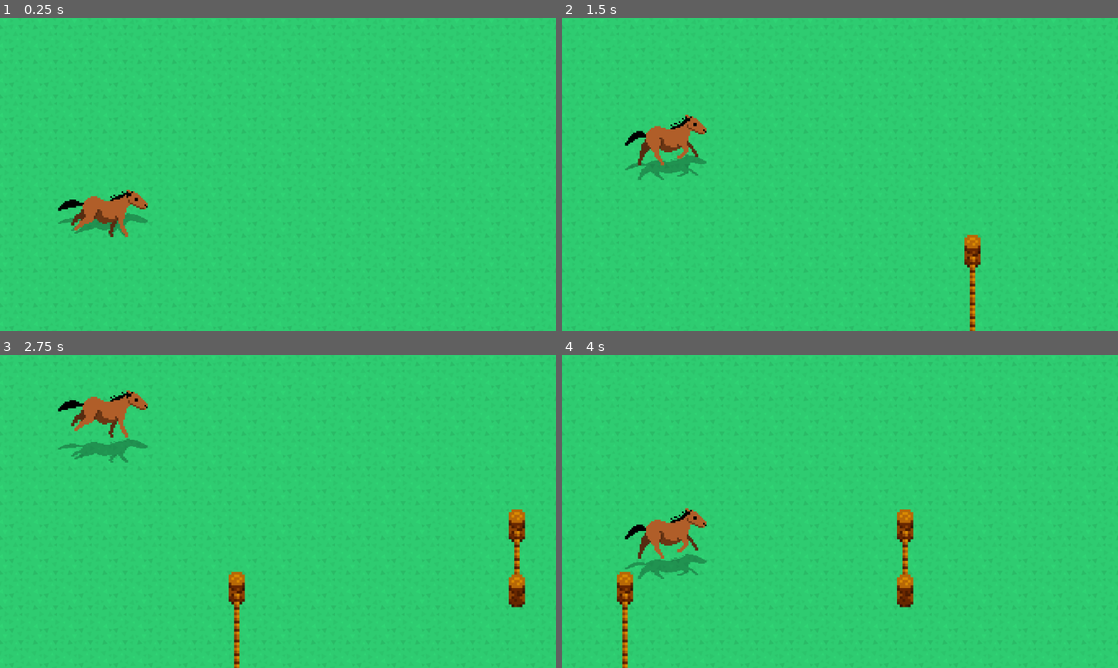
Above: before the commit, frames 1-4 (two rows, left to right).
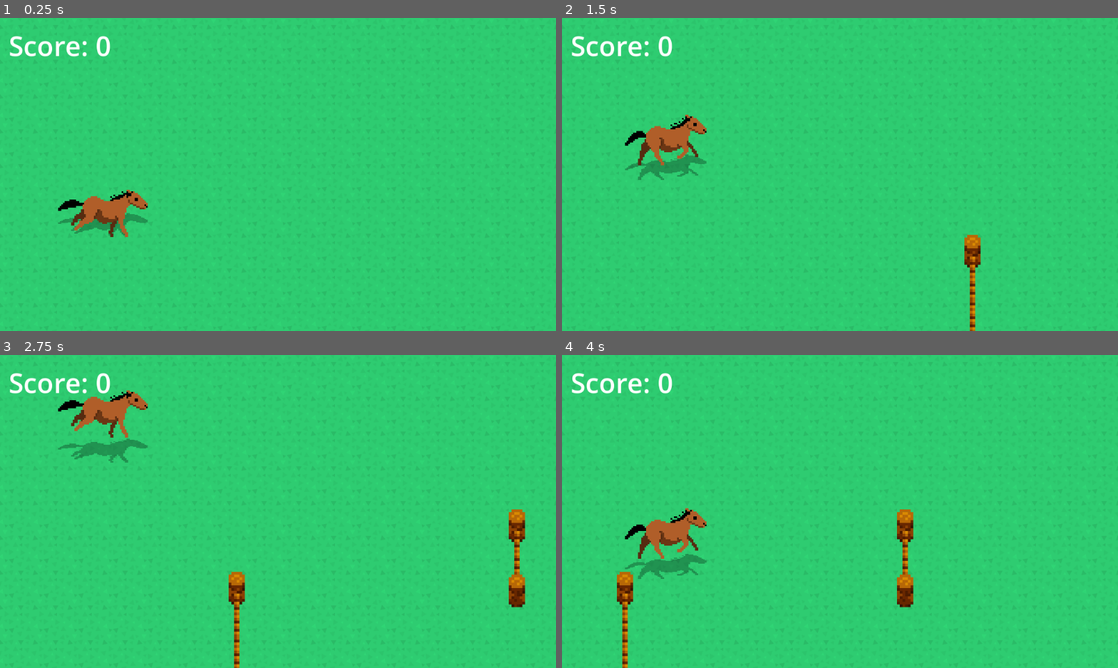
Above: after the commit, the same moments.

Repository: bardes/go-horse
Game: Godot game, scene res://game.tscn
Same seed, same stepped clock (60 frames per second), same inputs: the game is played once before the commit and once after it.
Inputs (mouse positions are in pixels of both pictures, inside the frame that each line leads up to):
- Up to frame 1 (0.25 s): no input
- Up to frame 2 (1.5 s): move the mouse to (962, 158) at 0.52 s; click (962, 158) at 0.67 s; move the mouse to (728, 190) at 1.27 s; click (728, 190) at 1.42 s
- Up to frame 3 (2.75 s): move the mouse to (333, 442) at 2.02 s; click (333, 442) at 2.17 s
- Up to frame 4 (4 s): move the mouse to (812, 574) at 2.77 s; click (812, 574) at 2.92 s; move the mouse to (1006, 558) at 3.52 s; click (1006, 558) at 3.67 s

The runs differ from the first frame. In frame 1, 0.5% of the frame differs, in the area x 1-20%, y 5-13%; in frame 2, 0.5%; in frame 3, 0.5%; in frame 4, 0.5%.

Commit message:
Add pontuação

Diff:
--- a/game.tscn
+++ b/game.tscn
@@ -4,6 +4,7 @@
 [ext_resource type="PackedScene" uid="uid://dvitgsysa8ocw" path="res://resources/horse/horse.tscn" id="2_feb5d"]
 [ext_resource type="Script" uid="uid://bes5t2k43lyi3" path="res://resources/map/destroy_on_area_exit.gd" id="4_7jktm"]
 [ext_resource type="Script" uid="uid://025wvbltbsk2" path="res://fence_spawn.gd" id="4_fc0e3"]
+[ext_resource type="Script" uid="uid://dx70kne7jo3yn" path="res://resources/map/score_label.gd" id="5_7jktm"]
 
 [sub_resource type="Curve2D" id="Curve2D_7jktm"]
 _data = {
@@ -43,5 +44,16 @@
 position = Vector2(506, 288)
 shape = SubResource("RectangleShape2D_feb5d")
 
+[node name="CanvasLayer" type="CanvasLayer" parent="." unique_id=2064827952]
+
+[node name="Score" type="Label" parent="CanvasLayer" unique_id=1701570469]
+offset_left = 16.0
+offset_top = 16.0
+offset_right = 205.0
+offset_bottom = 85.0
+theme_override_font_sizes/font_size = 50
+text = "Score: 0"
+script = ExtResource("5_7jktm")
+
 [connection signal="timeout" from="FenceSpawn/Timer" to="FenceSpawn" method="_on_timer_timeout"]
 [connection signal="area_exited" from="Area2D" to="Area2D" method="_on_area_exited"]
--- a/globals.gd
+++ b/globals.gd
@@ -1,3 +1,10 @@
 extends Node2D
 
+signal score_changed
+
+
 @export var scroll_speed = -4 * 64
+var score = 0:
+	set(value):
+		score = value
+		score_changed.emit()
--- a/resources/horse/horse.gd
+++ b/resources/horse/horse.gd
@@ -2,16 +2,20 @@
 
 @onready var animation = $AnimationPlayer
 
+var is_jumping: bool:
+	get():
+		return animation.is_playing()
+
+
 func _input(event: InputEvent) -> void:
-	if event is InputEventMouseMotion and not animation.is_playing():
+	if event is InputEventMouseMotion and not is_jumping:
 		position.y = event.position.y
 	elif event is InputEventMouseButton and event.pressed:
 		animation.play("jump")
 
 
-
 func _on_collision_area_area_entered(area: Area2D) -> void:
-	if animation.is_playing():
-		print("Yay!")
+	if is_jumping:
+		Globals.score += 1
 	else:
-		print("Whoops...")
+		Globals.score = 0
--- /dev/null
+++ b/resources/map/score_label.gd
@@ -0,0 +1,13 @@
+extends Label
+
+
+func _enter_tree():
+	Globals.score_changed.connect(_update_score)
+
+
+func _exit_tree():
+	Globals.score_changed.disconnect(_update_score)
+
+
+func _update_score():
+	text = str("Score: ", Globals.score)
Not shown, added: resources/map/score_label.gd.uid
